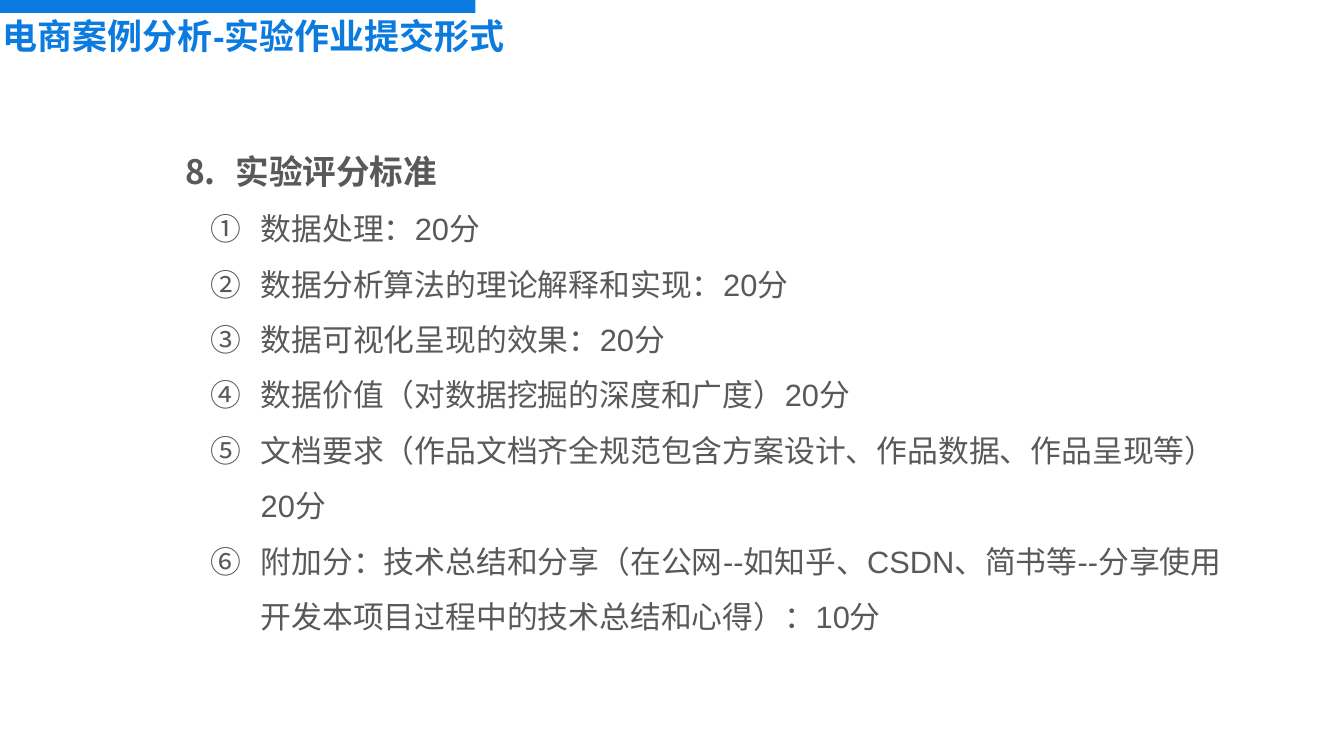
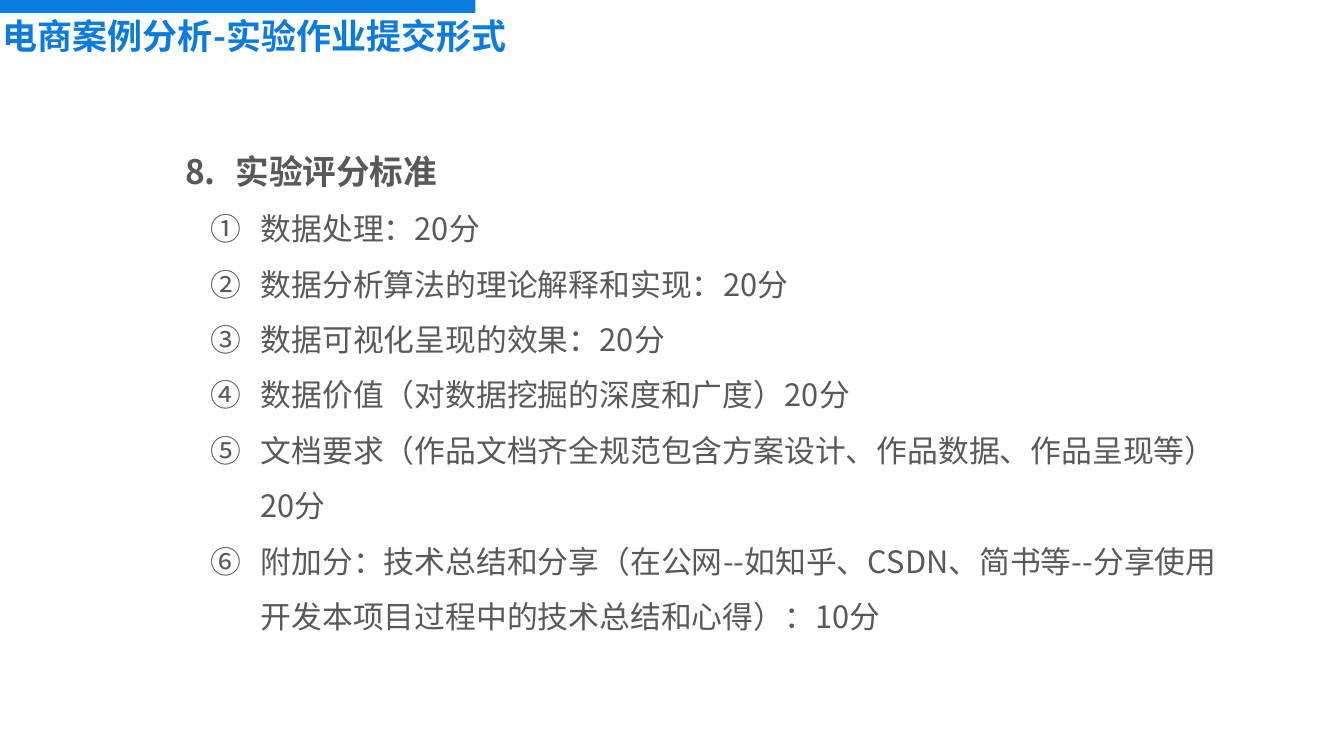
Before and after one commit to fit2cloud-edu/DataEase, a slide deck: slide 6 of 03_教学PPT/06 实战案例学习-用户行为分析.pptx. Drawn at 1344x756 pixels with LibreOffice and Linux fonts; fonts in the diff are those of the drawing; background and template pictures are left out. Boxes give left, top, right and bottom in pixels: in the first picture for what was removed or moved away, otherwise in the second. Text is boxed around its words. In the diff, an @@ line names an element or a change of style, - is before the commit and + after.

```diff
--- a/03_教学PPT/06 实战案例学习-用户行为分析.pptx
+++ b/03_教学PPT/06 实战案例学习-用户行为分析.pptx
@@ text "电商案例分析-实验作业提交形式" at [3,19,506,52]: font Arial to Noto Sans CJK JP @@
@@ text "实验评分标准" at [236,155,1217,631]: font Arial to Noto Sans CJK JP @@
```
Also in this commit, not shown: 6 other slides changed, 15 other files.
